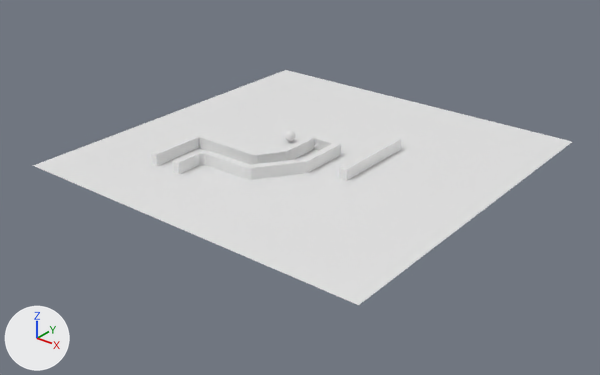
One commit to the Blender file prototype 1 armory.blend: the scene before it, then after it.
Rendered twice from a 50 mm lens placed at (61.6, -80.3, 44.0), pointed at (-0.4, -2.8, -4.1). Every picture has the same lights, and +X, +Y and +Z are marked at lower left. Materials are left out; every surface is plain grey.
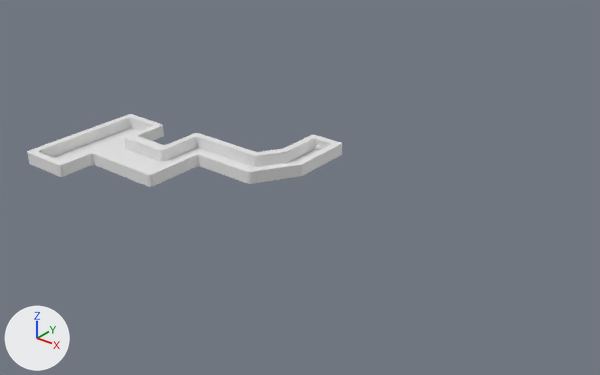
What changed in the scene script:
```text
Change me_sector_008:
    used by ob_map; location = (0.0, 0.0, 0.0)
    remove me_sector_008.from_pydata(...)  # 80 vertices, 82 faces; spans x -14.3..3.0, y -15.9..1.5, z 0.0..1.6
    add me_sector_008.from_pydata(...)  # 192 vertices, 214 faces; spans x -27.1..3.0, y -25.6..2.0, z 0.0..1.6
    me_sector_008 part 1
    78 vertices are removed from x -14.3..3.0, y -15.9..1.5, z 0.0..1.6
    82 faces are deleted
    95 vertices are added at x -27.1..3.0, y -25.6..2.0, z 0.0
    95 new vertices lie (0.0, 0.0, 1.6) away from vertices in x -27.1..3.0, y -25.6..2.0, z 0.0
    214 new faces join them
Change ob_plane_002:
    add ob_plane_002.hide_set(True)  # its collection is switched off
Remove ob_cube_007:
    ob_cube_007 = bpy.data.objects.new('Cube.007', me_cube_005)
    ob_cube_007.location = (8.0, -0.96, 1.0)
    ob_cube_007.rotation_euler = (0.0, 0.0, -1.571)  # degrees (0, 0, -90)
    ob_cube_007.scale = (0.443, 1.0, 1.0)
Remove ob_sphere:
    ob_sphere = bpy.data.objects.new('Sphere', me_sphere)
    ob_sphere.location = (-5.02, 0.87, 0.99)
    ob_sphere.scale = (0.75, 0.75, 0.75)
Change ob_cone:
    ob_cone.location: (-0.06, 0.0, 1.0) -> (0.38, -0.38, 1.0)
```

What differs and where, as boxes [x1, y1, x2, y2] in the pictures (600 x 375 px):
'Plane.002', hidden: before [33, 70, 572, 305]
'Map', reshaped (65% wider, 54% taller): before [151, 133, 341, 180]; after [27, 114, 342, 187]
'Cube.007', deleted: before [339, 137, 401, 181]
'Sphere', deleted: before [285, 130, 296, 141]
'Cone', moved: before [313, 143, 319, 148]; after [314, 145, 320, 149]
